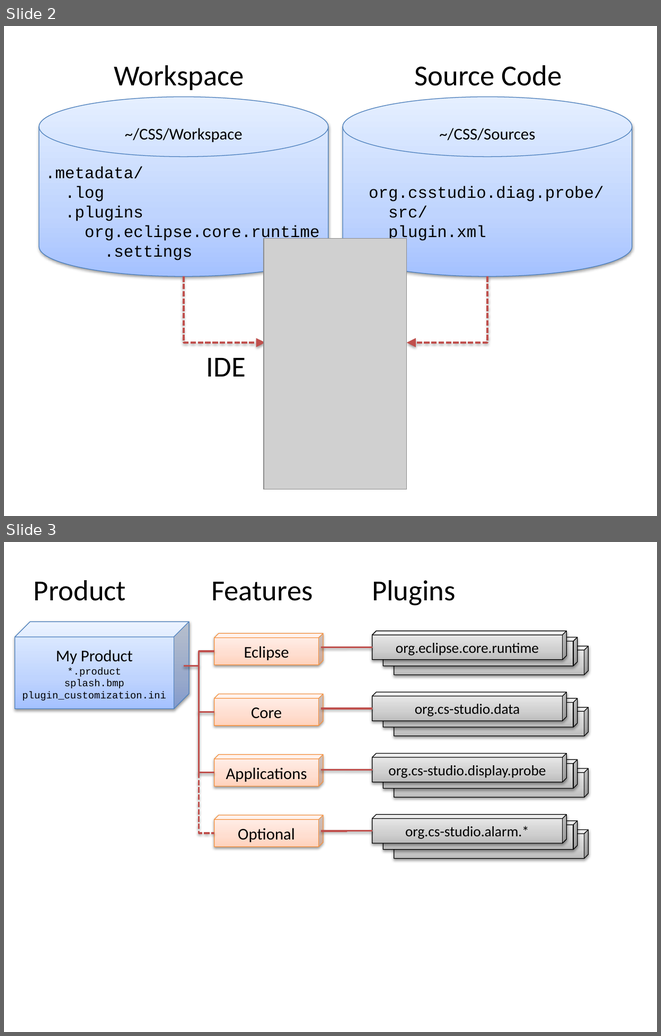
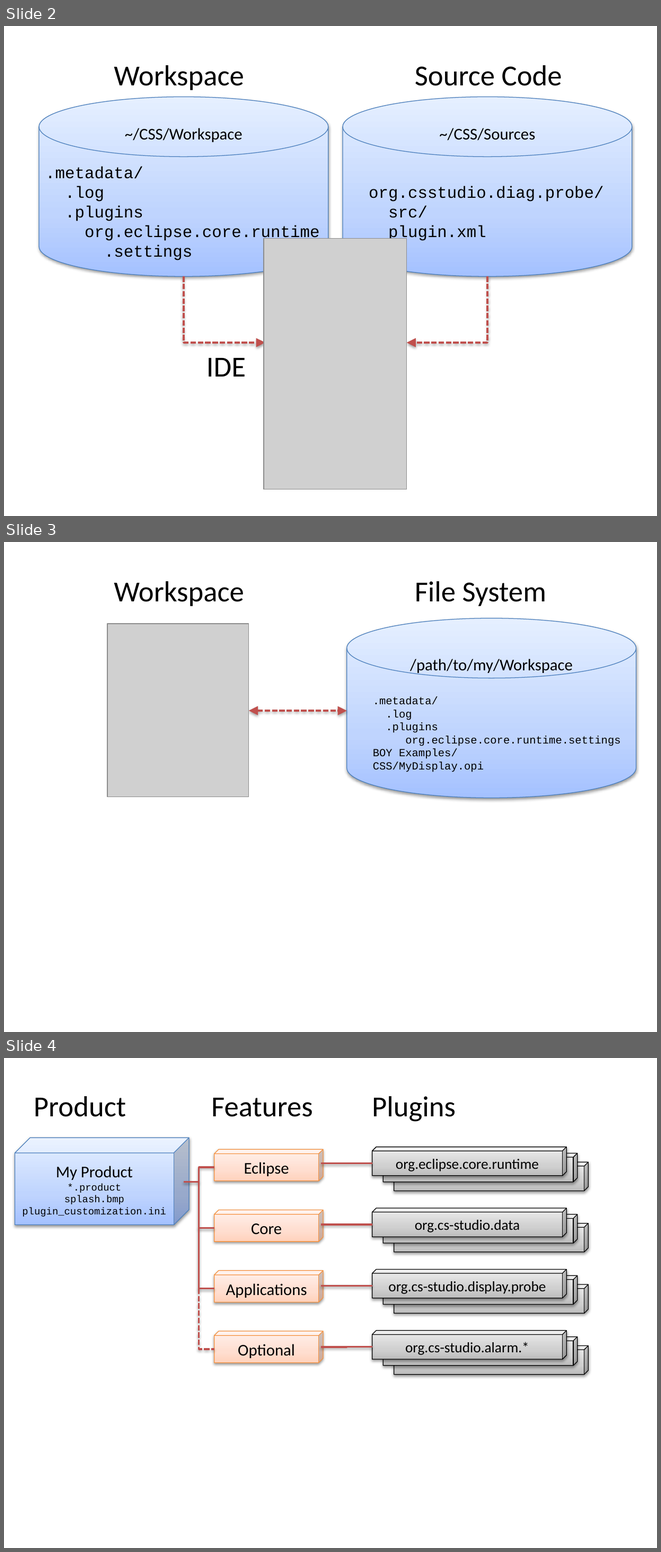
Before and after one commit to ControlSystemStudio/org.csstudio.docbook, a slide deck: src/slides.pptx. Shown one above the other, each under a label of ours: slides 2 and 3 before the commit, slides 2, 3 and 4 after it. The pictures are 661x1036 and 661x1552 pixels, drawn with LibreOffice and Linux fonts; fonts in the diff are those of the drawing; grey boxes stand for pictures. Boxes give left, top, right and bottom in pixels: in the first picture for what was removed or moved away, otherwise in the second. Text is boxed around its words. In the diff, an @@ line names an element or a change of style, - is before the commit and + after.

Commit message:
workspace, linked folders

```diff
--- a/src/slides.pptx
+++ b/src/slides.pptx
@@ slide 3 added at (4,542,657,1032), background #FFFFFF @@
@@ text added at (114,581,546,606), 32 pt, text #000000 @@
+Workspace File System
@@ cylinder added at (347,618,636,798), fill gradient #A4C4FF to #BFD4FF to #E6EEFF, outline #4B7EBC 0.75 pt, 12 pt, text #000000 @@
+/path/to/my/Workspace
+.metadata/
+.log
+.plugins
+org.eclipse.core.runtime.settings
+BOY Examples/
+CSS/MyDisplay.opi
@@ picture added at (107,624,248,796) @@
@@ elbow double arrow added from (249, 711) to (347, 711), #C0504D 2 pt dashed @@
@@ what was slide 3 is now slide 4 @@
```
Also in this commit, not shown: 3 other files.
